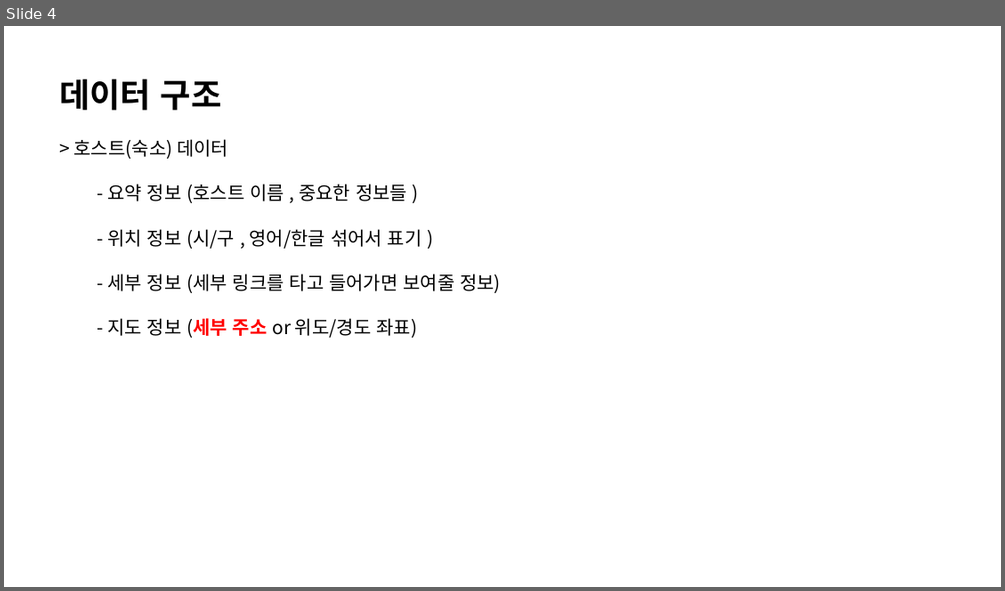
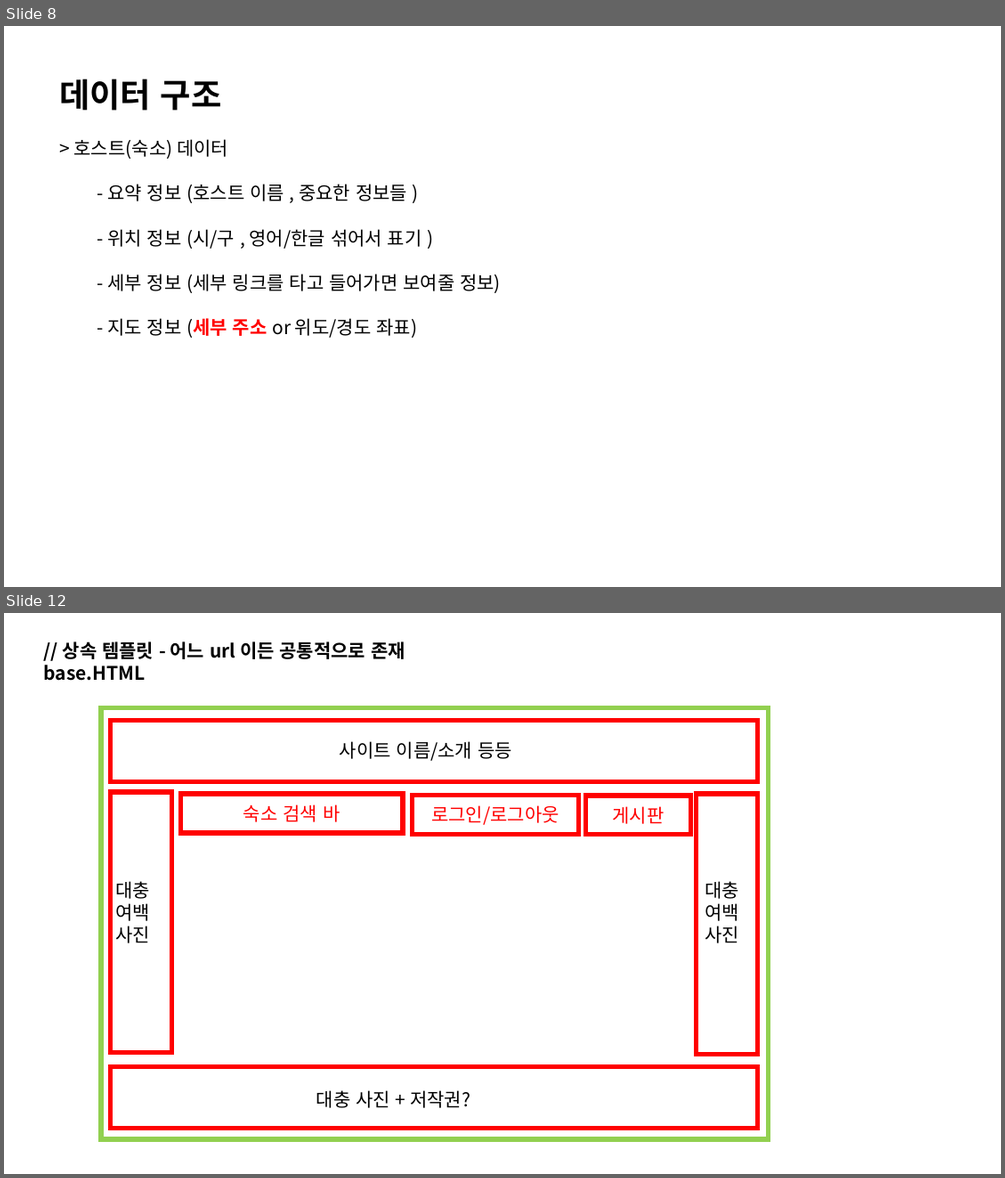
Before and after one commit to bomiiisong/Airbnb, a slide deck: 웹사이트.pptx. Shown one above the other, each under a label of ours: slide 4 before the commit, slides 8 and 12 after it; the slides between them are not shown. The pictures are 1005x591 and 1005x1178 pixels, drawn with LibreOffice and Linux fonts; fonts in the diff are those of the drawing. Boxes give left, top, right and bottom in pixels: in the first picture for what was removed or moved away, otherwise in the second. Text is boxed around its words. In the diff, an @@ line names an element or a change of style, - is before the commit and + after.

```diff
--- a/웹사이트.pptx
+++ b/웹사이트.pptx
@@ slide 12 added at (4,613,1001,1174), background #FFFFFF @@
@@ text added at (44,641,405,681), 18 pt, text #000000, bold @@
+// 상속 템플릿 - 어느 url 이든 공통적으로 존재
+base.HTML
@@ rectangle added at (101,708,769,1140), outline #92D050 4.5 pt @@
@@ rectangle added at (110,720,758,781), outline #FF0000 4.5 pt @@
@@ text added at (340,741,512,761), 18 pt, text #000000 @@
+사이트 이름/소개 등등
@@ rectangle added at (110,792,171,1052), outline #FF0000 4.5 pt @@
@@ rectangle added at (180,794,403,833), outline #FF0000 4.5 pt, 18 pt, text #FF0000 @@
+숙소 검색 바
@@ rectangle added at (413,795,579,834), outline #FF0000 4.5 pt, 18 pt, text #FF0000 @@
+로그인/로그아웃
@@ rectangle added at (586,795,691,835), outline #FF0000 4.5 pt, 18 pt, text #FF0000 @@
+게시판
@@ rectangle added at (696,794,757,1054), outline #FF0000 4.5 pt @@
@@ text added at (115,881,150,943), 18 pt, text #000000 @@
+대충 여백
+사진
@@ text added at (705,881,740,943), 18 pt, text #000000 @@
+대충 여백
+사진
@@ rectangle added at (110,1067,758,1128), outline #FF0000 4.5 pt @@
@@ text added at (316,1090,470,1108), 18 pt, text #000000 @@
+대충 사진 + 저작권?
@@ what was slide 4 is now slide 8 @@
```
Also in this commit, not shown: 2 slides changed, 12 other slides added, 29 other files.
